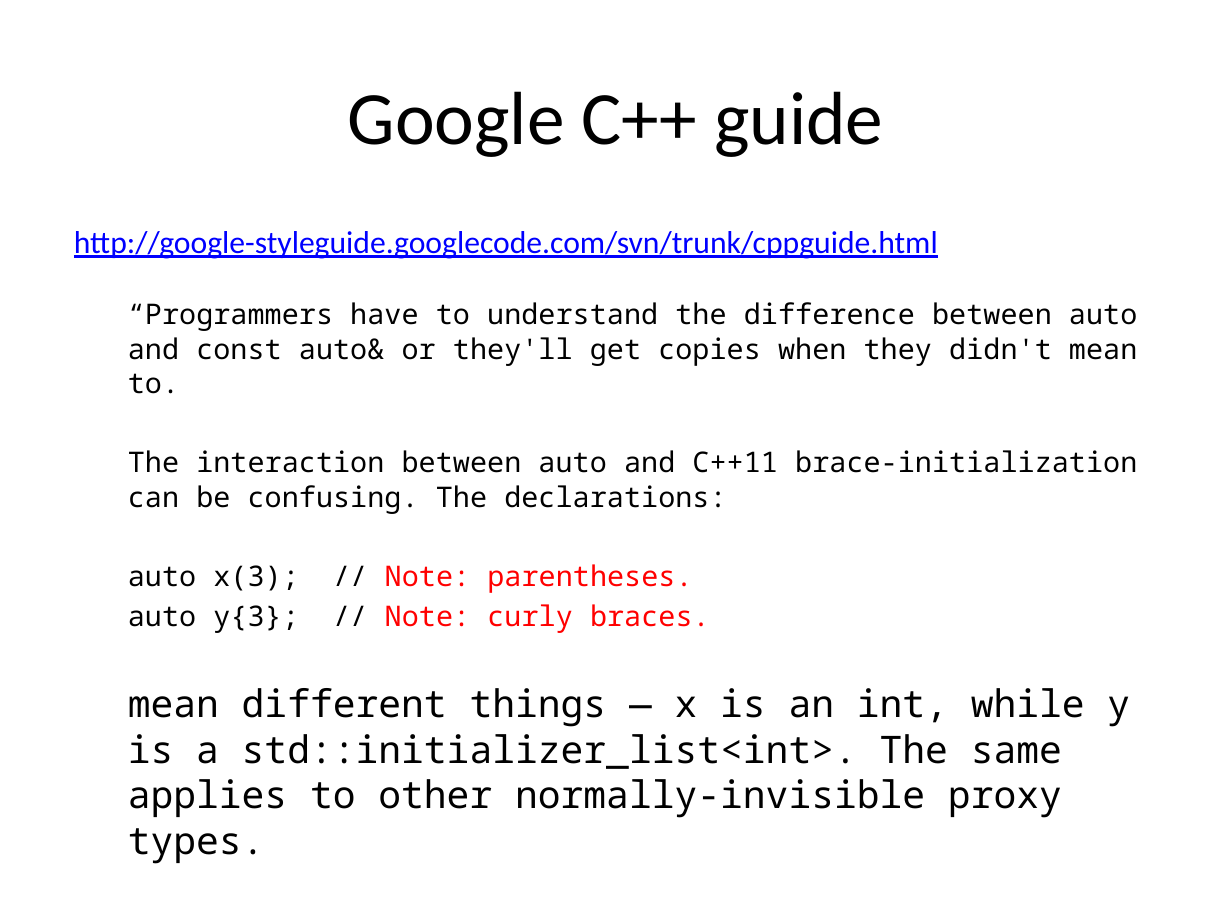
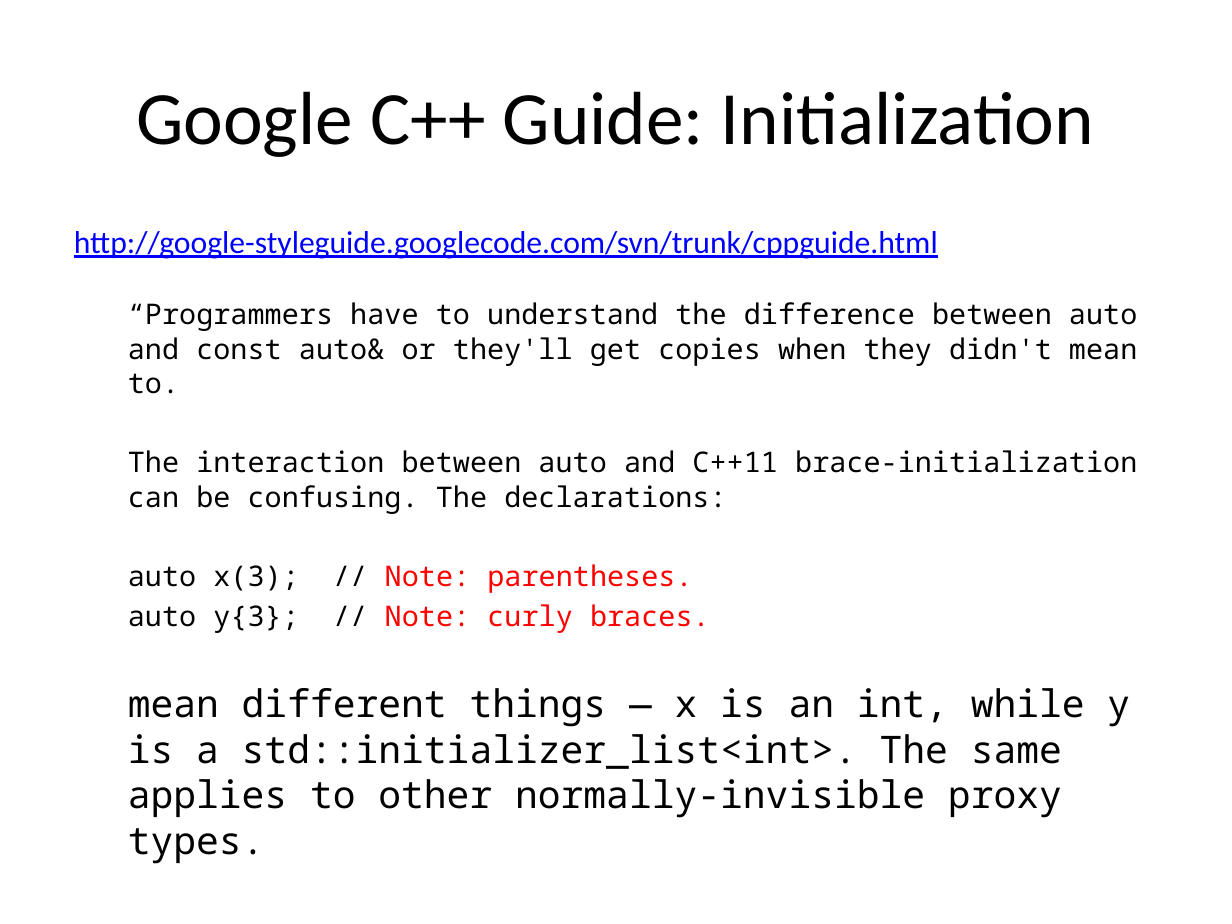
Before and after one commit to fellmad/FunWithCpp11, a slide deck: slide 36 of doc/Fun_with_C++11.pptx (slide 31 before the commit). Drawn at 1232x924 pixels with LibreOffice and Linux fonts; fonts in the diff are those of the drawing. Boxes give left, top, right and bottom in pixels: in the first picture for what was removed or moved away, otherwise in the second. Text is boxed around its words. In the diff, an @@ line names an element or a change of style, - is before the commit and + after.

```diff
--- a/doc/Fun_with_C++11.pptx
+++ b/doc/Fun_with_C++11.pptx
@@ title at [136, 91, 1094, 157]: text changed @@
-Google C++ guide
+Google C++ Guide: Initialization
```
Also in this commit, not shown: 4 other slides changed, 5 slides added.
